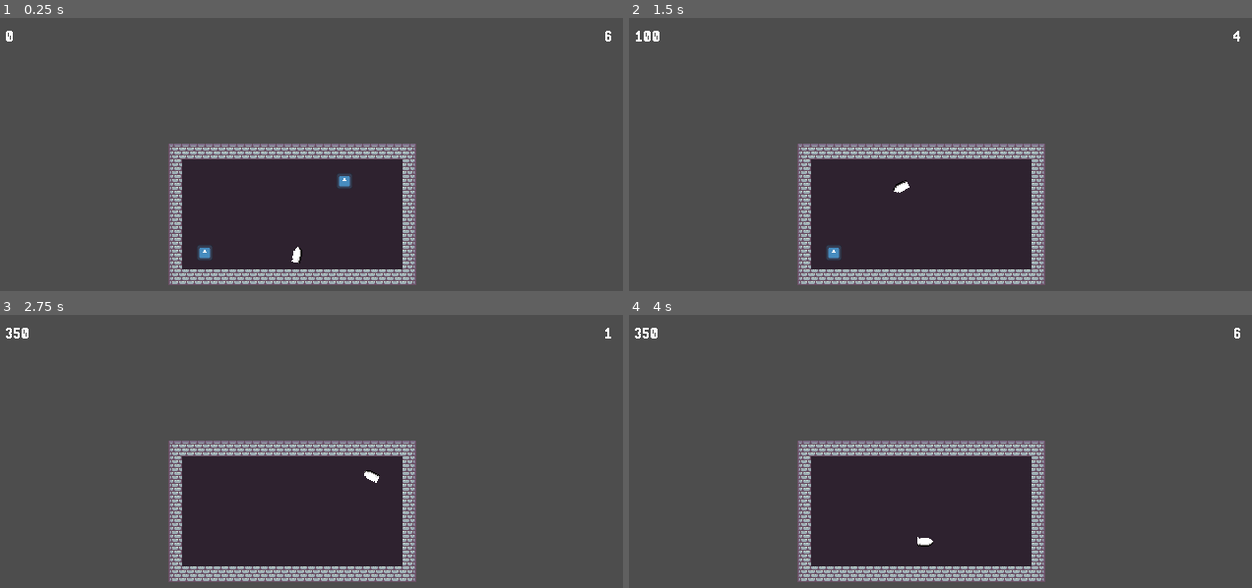
Above: before the commit, frames 1-4 (two rows, left to right).
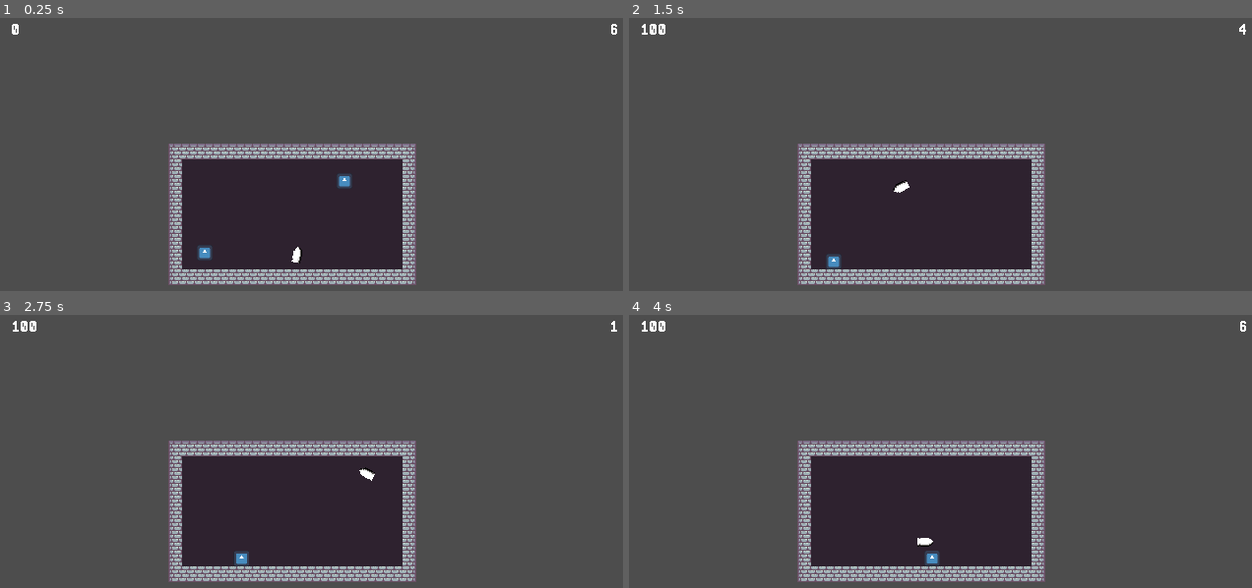
Above: after the commit, the same moments.

Repository: Thomas-Fortier/PirateJam2025
Game: Godot game, scene res://levels/playground_jon.tscn
Same seed, same stepped clock (60 frames per second), same inputs: the game is played once before the commit and once after it. Before the commit the project starts from res://levels/playground_tom.tscn. The engine's default icon, where the game draws it, is replaced by a stand-in: a white triangle on a blue panel in a dark square.
Inputs (mouse positions are in pixels of both pictures, inside the frame that each line leads up to):
- Up to frame 1 (0.25 s): no input
- Up to frame 2 (1.5 s): tap Enter at 0.5 s; move the mouse to (1077, 176) at 0.52 s; click (1077, 176) at 0.6 s; move the mouse to (809, 211) at 1.27 s; click (809, 211) at 1.35 s
- Up to frame 3 (2.75 s): move the mouse to (373, 413) at 2.02 s; click (373, 413) at 2.1 s
- Up to frame 4 (4 s): move the mouse to (903, 563) at 2.77 s; click (903, 563) at 2.85 s; move the mouse to (1127, 544) at 3.52 s; click (1127, 544) at 3.6 s

The runs differ from the first frame. In frame 1, 0.1% of the frame differs, in the area x 0-100%, y 2-9%; in frame 2, 0.4%, in the area x 1-100%, y 2-92%; in frame 3, 0.4%; in frame 4, 0.3%.

Commit message:
Fixed moving enemy gaining speed

Diff:
--- a/src/entities/enemies/moving/moving_enemy.gd
+++ b/src/entities/enemies/moving/moving_enemy.gd
@@ -1,13 +1,14 @@
 class_name MovingEnemy
 extends Enemy
 
-const speed = 30
-var dir: Vector2
+@export var speed: float = 3000
+@export var movement_interval: Array[float] = [1.0, 1.5, 2.0]
+var _movement_direction: Vector2
 
 func _ready() -> void:
 	add_to_group("enemies")
 
-func _process(delta):
+func _physics_process(delta: float) -> void:
 	move(delta)
 
 func _on_death() -> void:
@@ -15,18 +16,11 @@
 	queue_free()
 
 ## Make the enemy move in a random direction
-func move(delta):
-	# TODO: Implement logic to prevent enemy from gaining speed if the same direction is chosen twice in a row
-	velocity += dir * speed * delta
+func move(delta: float) -> void:
+	velocity = _movement_direction * speed * delta
 	move_and_slide()
 
 ## Function to choose random wait time and direction to move
-func _on_timer_timeout():
-	$Timer.wait_time = choose([1.0, 1.5, 2.0])
-	dir = choose([Vector2.RIGHT, Vector2.LEFT, Vector2.UP, Vector2.DOWN])
-	print(dir)
-
-## Helper function to randomize array
-func choose(array):
-	array.shuffle()
-	return array.front()
+func _on_timer_timeout() -> void:
+	$Timer.wait_time = movement_interval.pick_random()
+	_movement_direction = [Vector2.RIGHT, Vector2.LEFT, Vector2.UP, Vector2.DOWN].pick_random()
--- a/src/levels/playground_jon.tscn
+++ b/src/levels/playground_jon.tscn
@@ -420,6 +420,8 @@
 position = Vector2(215, 239)
 floor_constant_speed = true
 script = ExtResource("6_wlcvq")
+speed = 3000.0
+movement_interval = Array[float]([1.0, 1.5, 2.0])
 points_on_kill = 250
 
 [node name="Timer" type="Timer" parent="MovingEnemy"]
--- a/src/project.godot
+++ b/src/project.godot
@@ -11,7 +11,7 @@
 [application]
 
 config/name="PirateJam 2025"
-run/main_scene="res://levels/playground_tom.tscn"
+run/main_scene="res://levels/playground_jon.tscn"
 config/features=PackedStringArray("4.3", "Forward Plus")
 config/icon="res://icon.svg"
 
